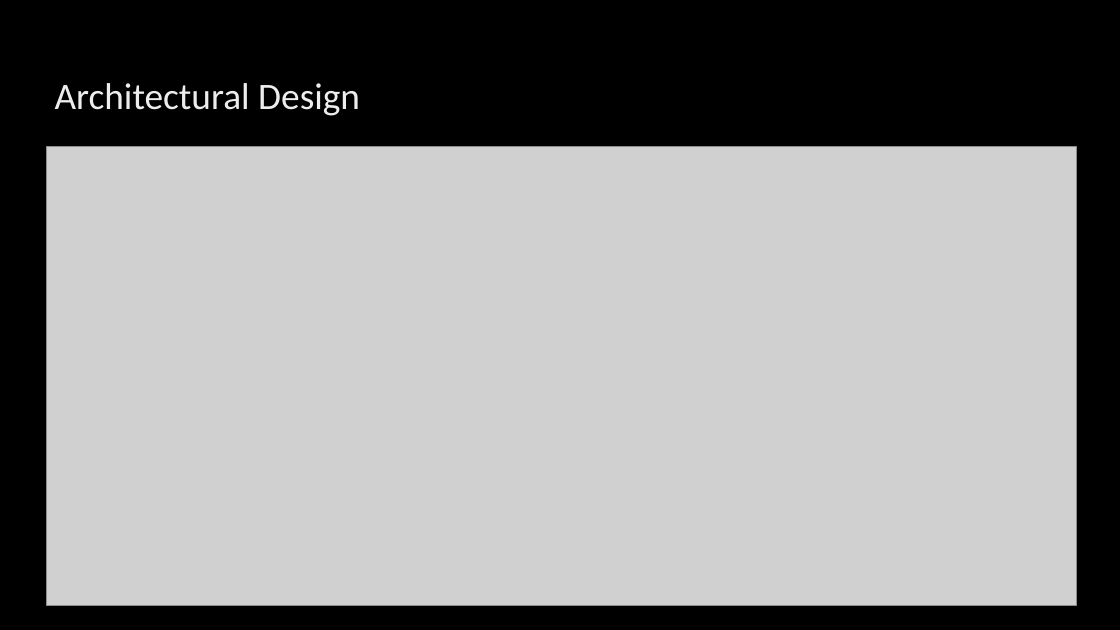
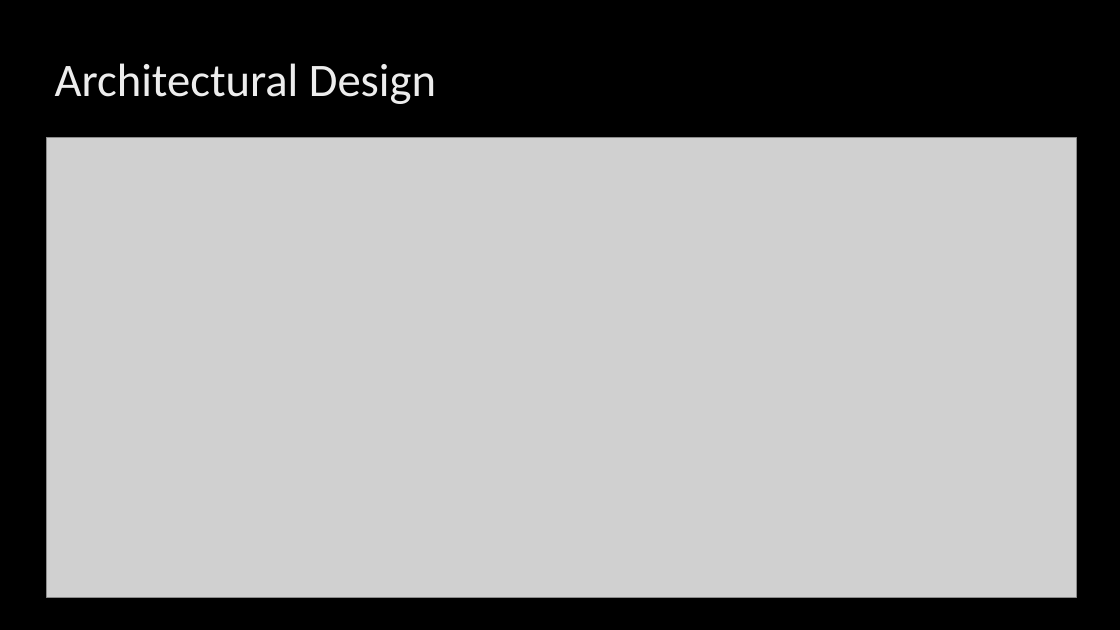
Before and after one commit to ksierrac/Atlas-Prestige, a slide deck: slide 7 of projectpresentation.pptx. Drawn at 1120x630 pixels with LibreOffice and Linux fonts; fonts in the diff are those of the drawing; grey boxes stand for pictures; background and template pictures are left out. Boxes give left, top, right and bottom in pixels: in the first picture for what was removed or moved away, otherwise in the second. Text is boxed around its words. In the diff, an @@ line names an element or a change of style, - is before the commit and + after.

```diff
--- a/projectpresentation.pptx
+++ b/projectpresentation.pptx
@@ text "Architectural Design": place and size @@
-text "Architectural Design" at [55,83,360,116]
+text "Architectural Design" at [55,63,436,104]
@@ text "Architectural Design" at [55,63,436,104]: size 32 to 40 pt @@
@@ picture: place and size @@
-picture at [46,146,1076,606]
+picture at [46,138,1076,597]
```
Also in this commit, not shown: 8 other slides changed, 1 slide added, 1 slide removed, 3 other files.
